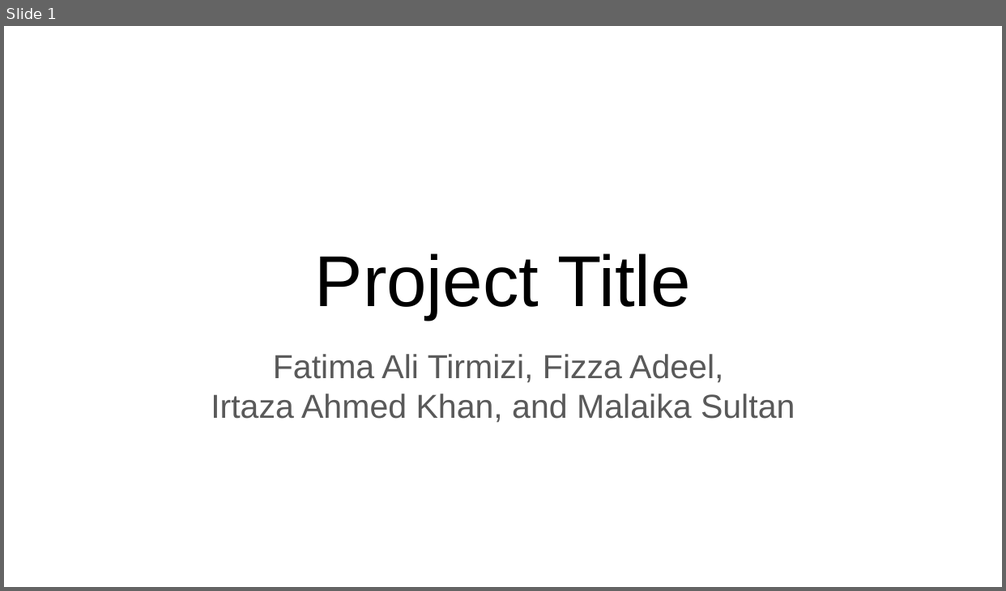
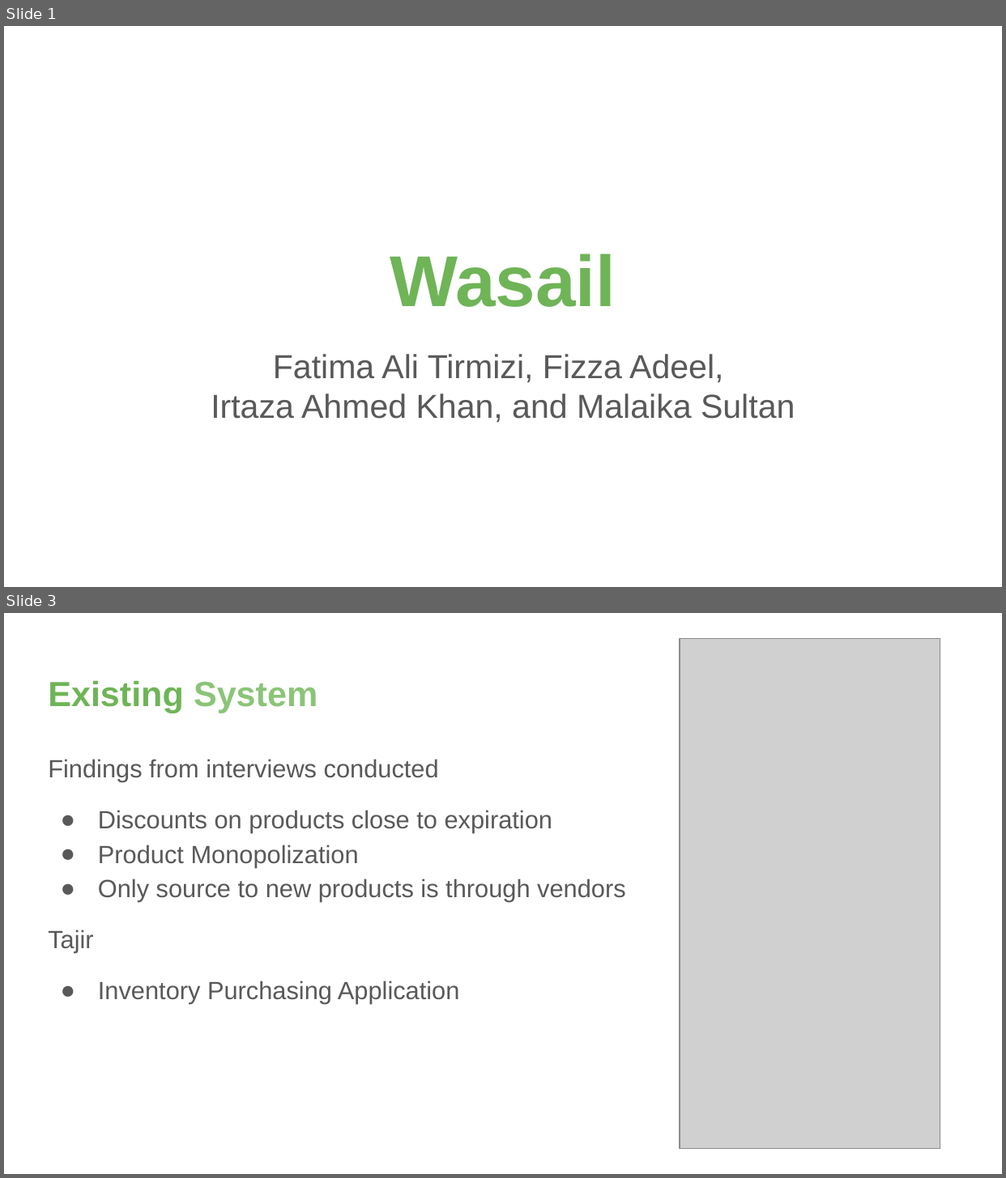
Before and after one commit to yrrebeere/prj-403, a slide deck: Project Proposal/Presentation/Presentation.pptx. Shown one above the other, each under a label of ours: slide 1 before the commit, slides 1 and 3 after it; the slides between them are not shown. The pictures are 1006x591 and 1006x1178 pixels, drawn with LibreOffice and Linux fonts; fonts in the diff are those of the drawing; grey boxes stand for pictures. Boxes give left, top, right and bottom in pixels: in the first picture for what was removed or moved away, otherwise in the second. Text is boxed around its words. In the diff, an @@ line names an element or a change of style, - is before the commit and + after.

```diff
--- a/Project Proposal/Presentation/Presentation.pptx
+++ b/Project Proposal/Presentation/Presentation.pptx
@@ slide 3 added at [4,613,1002,1174], background #FFFFFF @@
@@ picture added at [680,638,940,1149] @@
@@ title added at [48,681,317,713], 25.2 pt, text #6FB457, bold @@
+Existing System
@@ text added at [48,759,626,1004], 18 pt, text #595959 @@
+Findings from interviews conducted
+● Discounts on products close to expiration
+● Product Monopolization
+● Only source to new products is through vendors
+Tajir
+● Inventory Purchasing Application
@@ slide 1 changed as well @@
@@ title at [390,254,616,307]: text changed; text colour #000000 to #6FB457; bold on @@
-Project Title
+Wasail
```
Also in this commit, not shown: 5 other slides changed, 8 other slides added, 7 slides removed, 1 other file.
